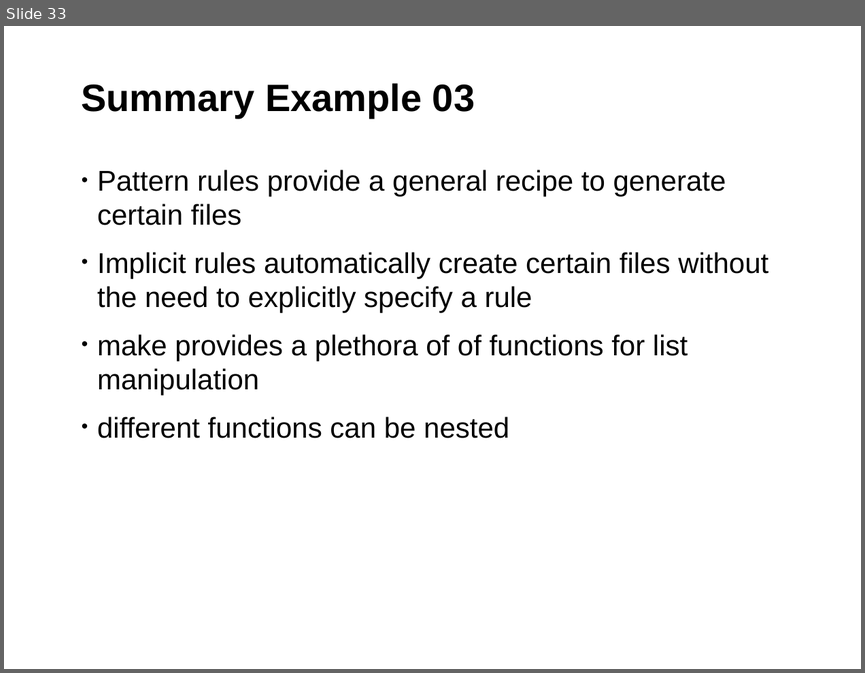
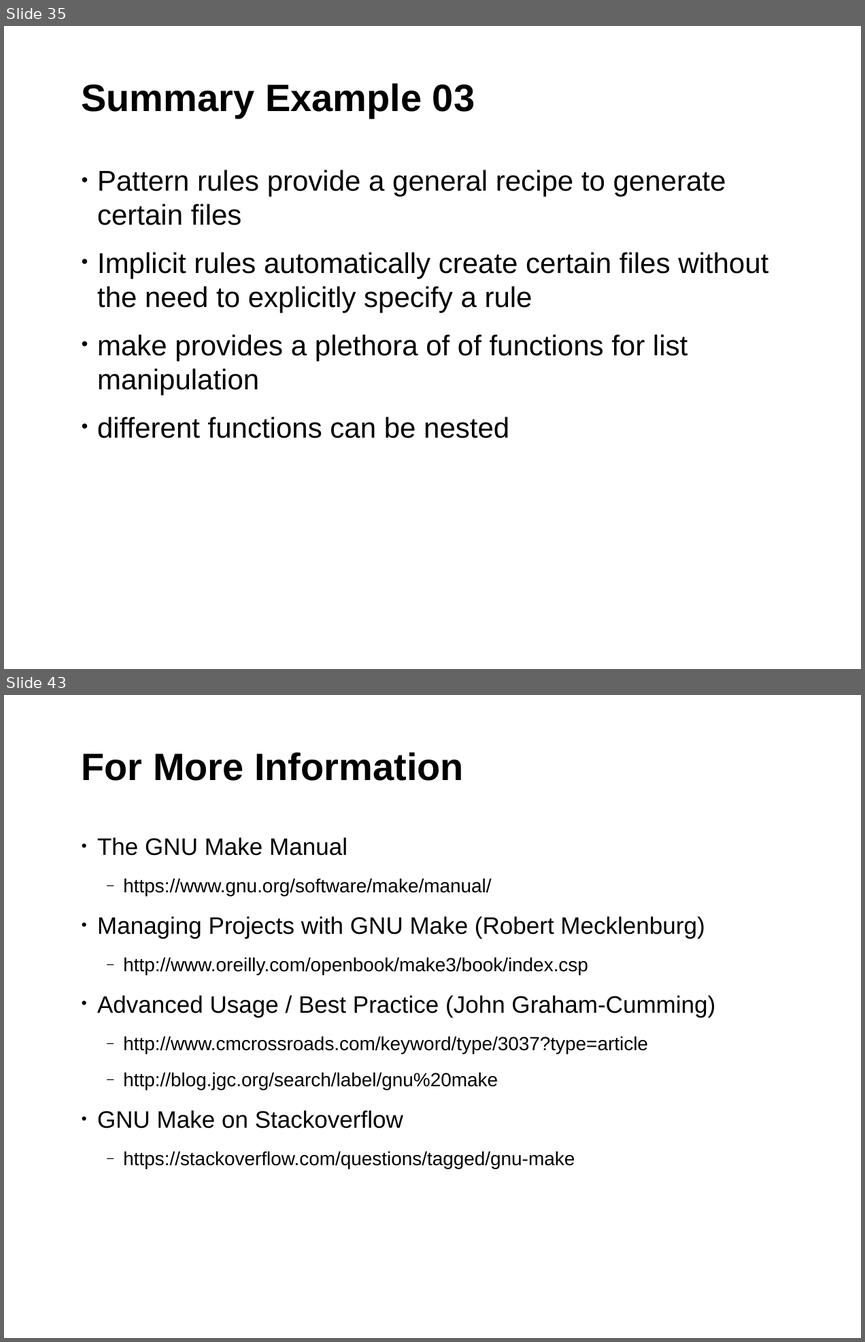
Before and after one commit to fsundermeyer/GNU_make_workshop, a slide deck: GNU_make_03_2015.odp. Shown one above the other, each under a label of ours: slide 33 before the commit, slides 35 and 43 after it; the slides between them are not shown. The pictures are 865x673 and 865x1342 pixels, drawn with LibreOffice and Linux fonts; fonts in the diff are those of the drawing; background and template pictures are left out. Boxes give left, top, right and bottom in pixels: in the first picture for what was removed or moved away, otherwise in the second. Text is boxed around its words. In the diff, an @@ line names an element or a change of style, - is before the commit and + after.

```diff
--- a/GNU_make_03_2015.odp
+++ b/GNU_make_03_2015.odp
@@ slide 43 added at (4,695,861,1338), background #FFFFFF; not listed: 1 template element that a slide beside it also shows @@
@@ title added at (81,752,464,781), 32 pt, text #000000, bold @@
+For More Information
@@ text added at (97,837,715,1168), 16 pt, text #000000 @@
+• The GNU Make Manual
+  ‒ https://www.gnu.org/software/make/manual/
+• Managing Projects with GNU Make (Robert Mecklenburg)
+  ‒ http://www.oreilly.com/openbook/make3/book/index.csp
+• Advanced Usage / Best Practice (John Graham-Cumming)
+  ‒ http://www.cmcrossroads.com/keyword/type/3037?type=article
+  ‒ http://blog.jgc.org/search/label/gnu%20make
+• GNU Make on Stackoverflow
+  ‒ https://stackoverflow.com/questions/tagged/gnu-make
@@ what was slide 33 is now slide 35 @@
```
Also in this commit, not shown: 25 slides changed, 9 other slides added, 1 other file.
